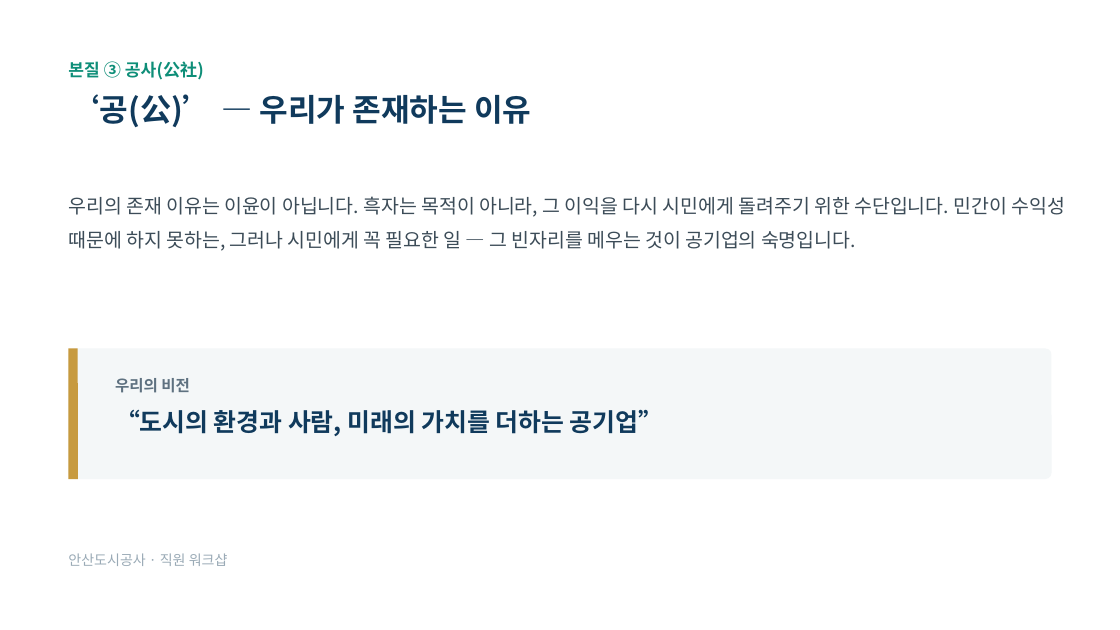
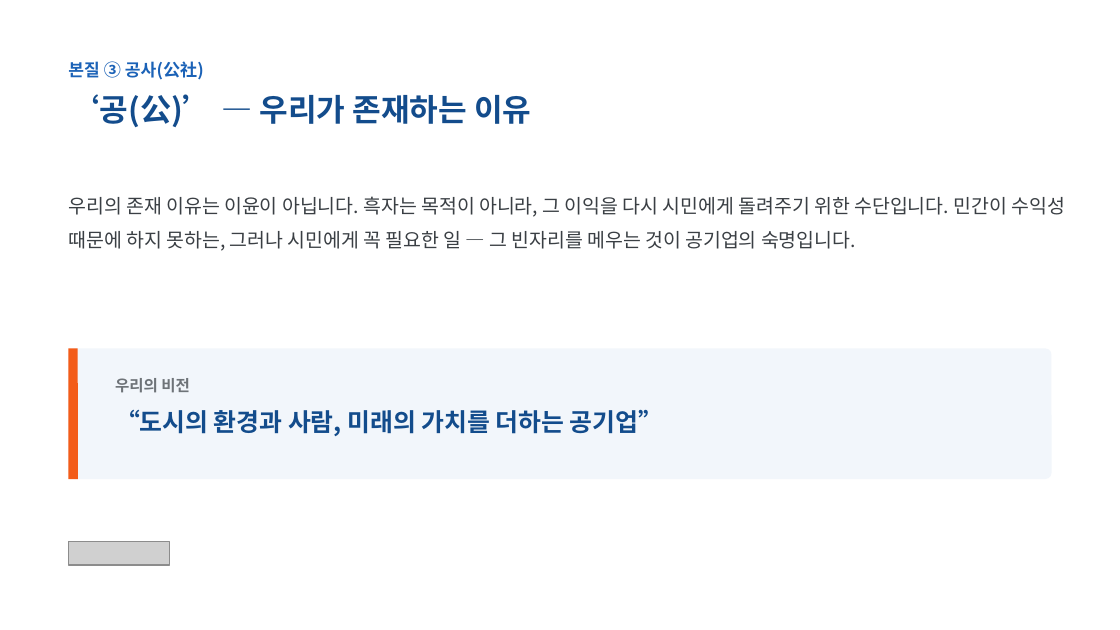
Before and after one commit to lbs6368-arch/my-project, a slide deck: slide 7 of 안산도시공사_직원워크샵_사장특강_발표자료_20261024.pptx. Drawn at 1120x630 pixels with LibreOffice and Linux fonts; fonts in the diff are those of the drawing; grey boxes stand for pictures. Boxes give left, top, right and bottom in pixels: in the first picture for what was removed or moved away, otherwise in the second. Text is boxed around its words. In the diff, an @@ line names an element or a change of style, - is before the commit and + after.

```diff
--- a/안산도시공사_직원워크샵_사장특강_발표자료_20261024.pptx
+++ b/안산도시공사_직원워크샵_사장특강_발표자료_20261024.pptx
@@ text "본질 ③ 공사(公社)" at box(68, 61, 204, 80): text colour #0E8E78 to #1B62B7 @@
@@ text "‘공(公)’ — 우리가 존재하는 이유" at box(68, 94, 531, 127): text colour #103A5C to #134C8C @@
@@ text "우리의 존재 이유는 이윤이 아닙니다. ..." at box(68, 196, 1065, 251): text colour #3C4C58 to #3A3F44 @@
@@ rounded rectangle at box(68, 348, 1052, 479): fill #F4F7F8 to #F2F6FB @@
@@ line (73, 348) - (73, 479): stroke #C79A3F 6 pt to #F35C19 6 pt @@
@@ text "우리의 비전" at box(115, 378, 190, 393): text colour #5E7180 to #6E7378 @@
@@ text "“도시의 환경과 사람, 미래의 가치를 ..." at box(115, 410, 663, 436): text colour #103A5C to #134C8C @@
@@ text removed at box(68, 553, 228, 566) @@
-안산도시공사 · 직원 워크샵
@@ picture added at box(68, 542, 169, 566) @@
```
Also in this commit, not shown: 10 other slides changed.
